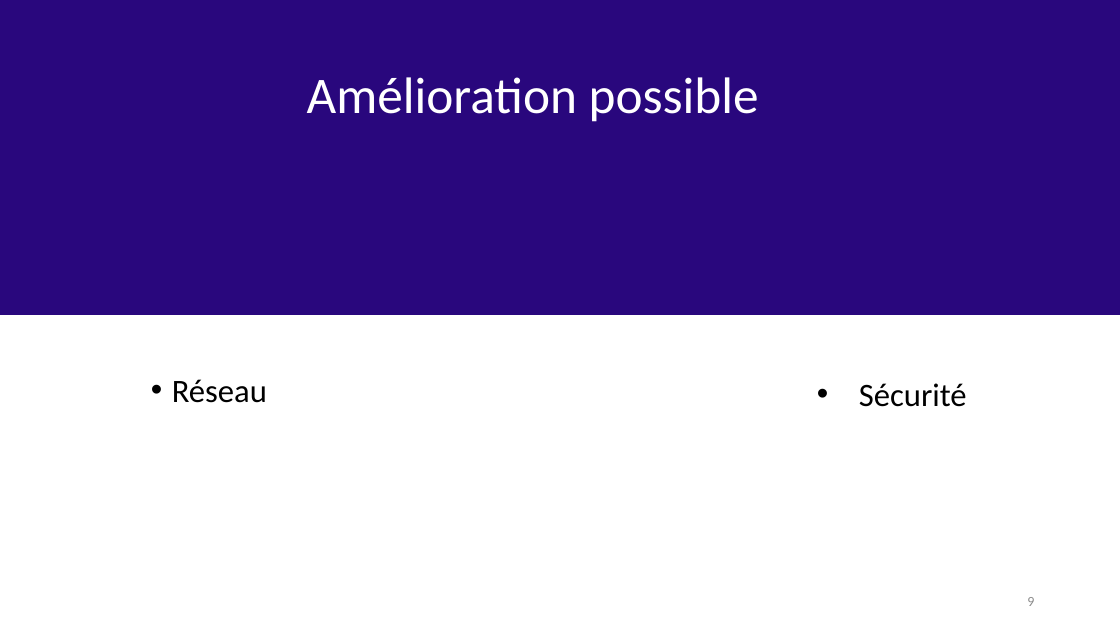
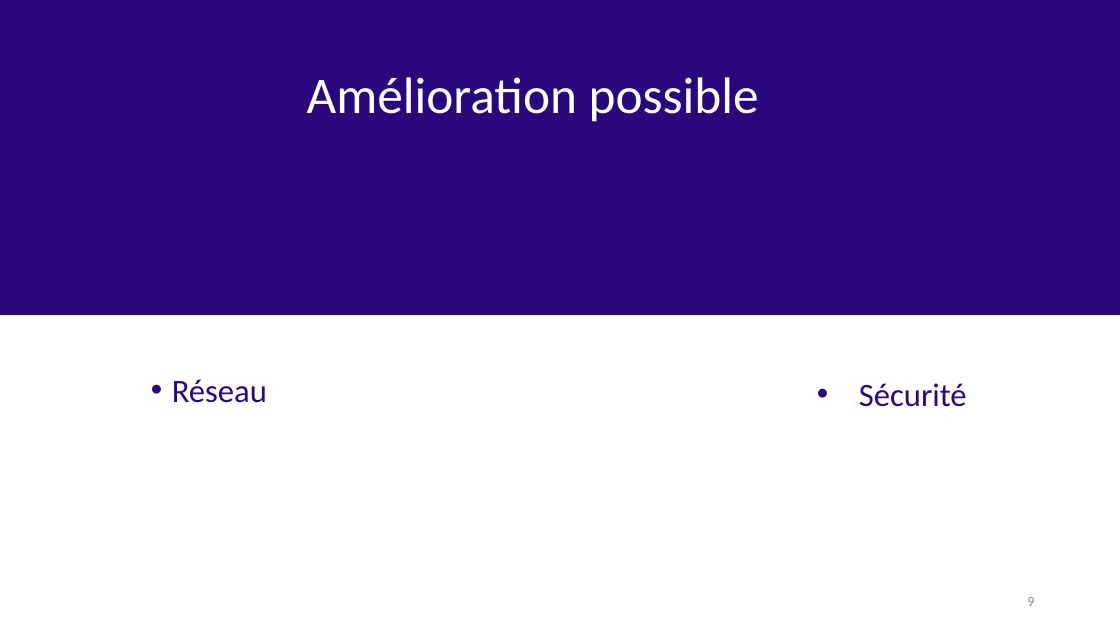
Before and after one commit to SulienP/infrav2, a slide deck: slide 9 of oral.pptx. Drawn at 1120x630 pixels with LibreOffice and Linux fonts; fonts in the diff are those of the drawing. Boxes give left, top, right and bottom in pixels: in the first picture for what was removed or moved away, otherwise in the second. Text is boxed around its words. In the diff, an @@ line names an element or a change of style, - is before the commit and + after.

Commit message:
update pptx

```diff
--- a/oral.pptx
+++ b/oral.pptx
@@ text "Réseau" at bbox=[172, 379, 267, 403]: text colour #000000 to #29077D @@
@@ text "Sécurité" at bbox=[859, 383, 967, 407]: text colour #000000 to #29077D @@
```
